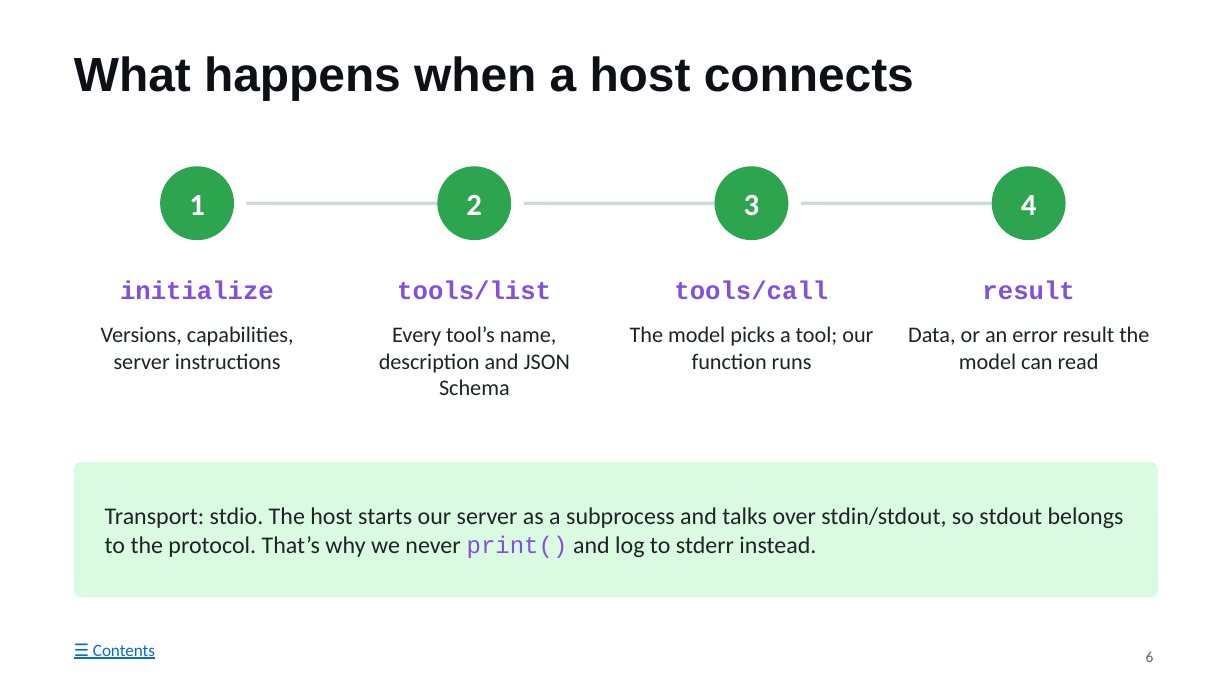
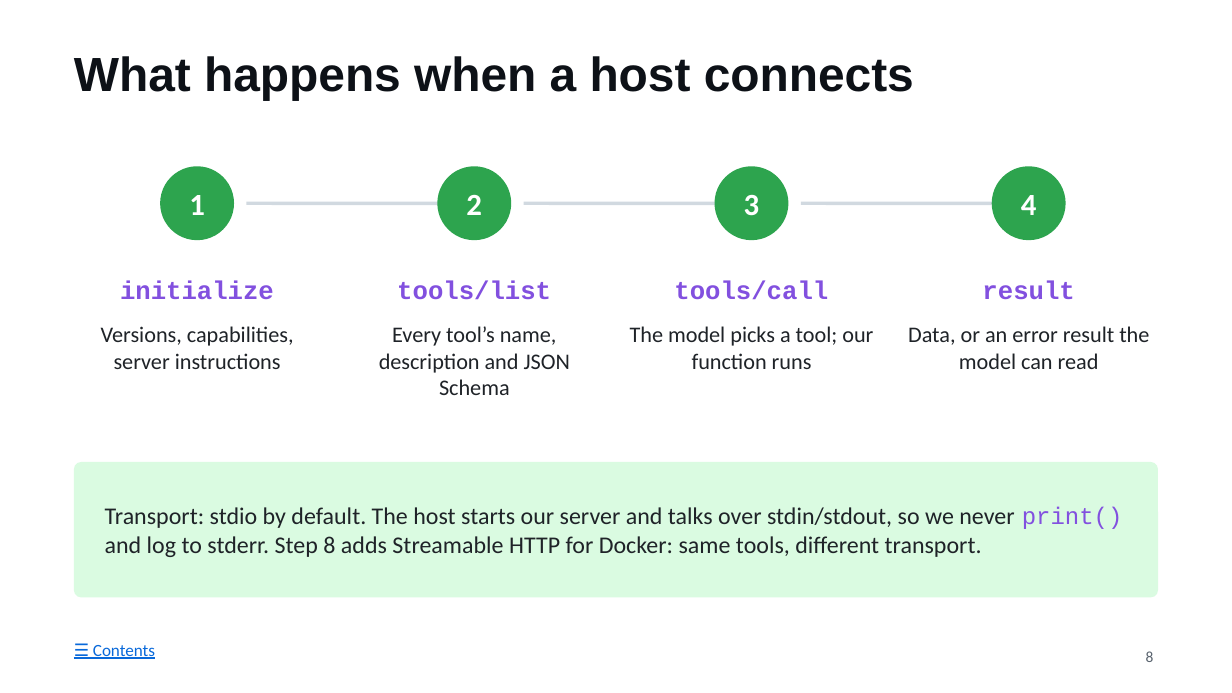
Before and after one commit to prasad976999/github-mcp-server, a slide deck: slide 8 of docs/STUDY-GUIDE.pptx (slide 6 before the commit). Drawn at 1232x693 pixels with LibreOffice and Linux fonts; fonts in the diff are those of the drawing. Boxes give left, top, right and bottom in pixels: in the first picture for what was removed or moved away, otherwise in the second. Text is boxed around its words. In the diff, an @@ line names an element or a change of style, - is before the commit and + after.

```diff
--- a/docs/STUDY-GUIDE.pptx
+++ b/docs/STUDY-GUIDE.pptx
@@ text at <box>105,507,1123,557</box>: text changed @@
-Transport: stdio. The host starts our server as a subprocess and talks over stdin/stdout, so stdout belongs to the protocol. That’s why we never print() and log to stderr instead.
+Transport: stdio by default. The host starts our server and talks over stdin/stdout, so we never print() and log to stderr. Step 8 adds Streamable HTTP for Docker: same tools, different transport.
@@ page number at <box>1146,651,1154,662</box>: text changed @@
-6
+8
```
Also in this commit, not shown: 64 other slides changed, 23 slides added, 19 other files.
